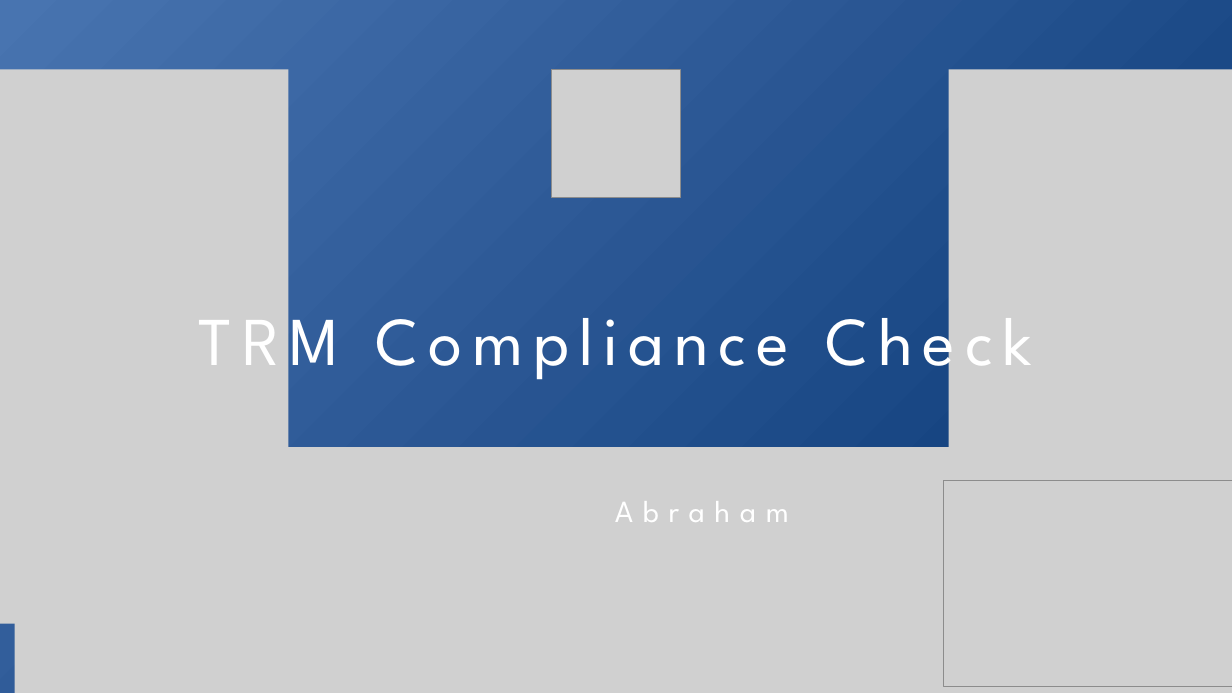
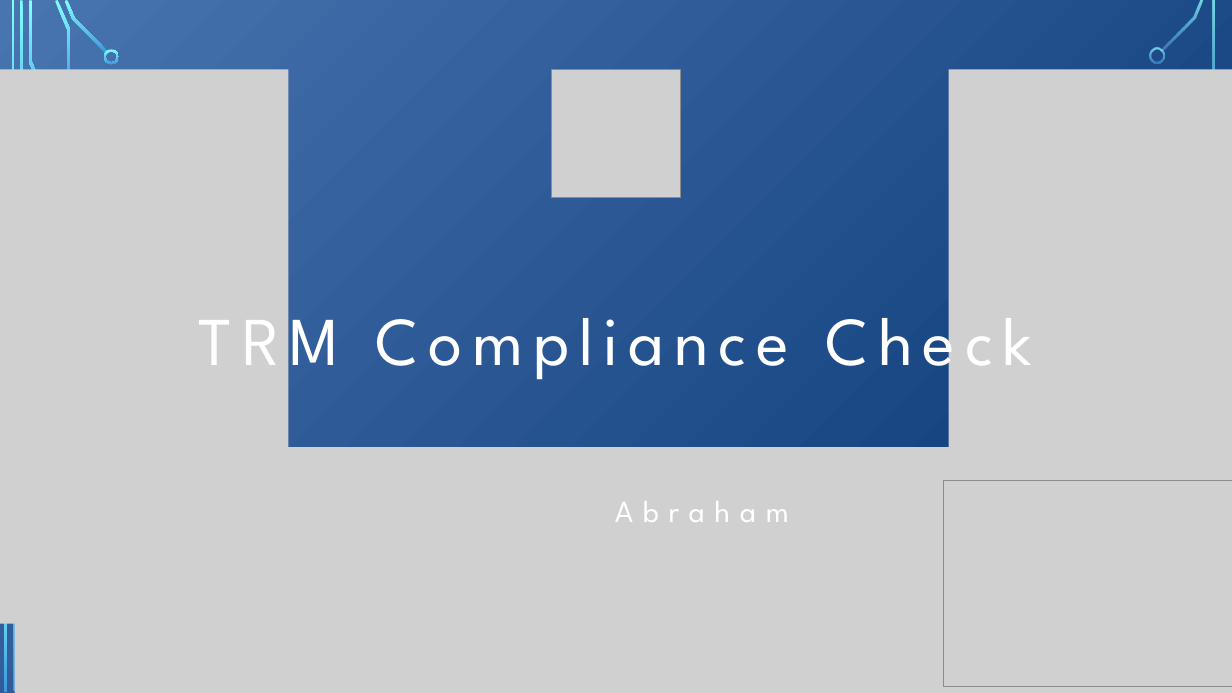
Before and after one commit to lbenhartVA/trm-compliance-check, a slide deck: slide 1 of docs/wiki/TRM_Project_Presentation.pptx. Drawn at 1232x693 pixels with LibreOffice and Linux fonts; fonts in the diff are those of the drawing; grey boxes stand for pictures; background and template pictures are left out. Boxes give left, top, right and bottom in pixels: in the first picture for what was removed or moved away, otherwise in the second. Text is boxed around its words. In the diff, an @@ line names an element or a change of style, - is before the commit and + after.

```diff
--- a/docs/wiki/TRM_Project_Presentation.pptx
+++ b/docs/wiki/TRM_Project_Presentation.pptx
@@ group added at [0, 0, 1214, 692]: 9 freeform shapes, 2 rectangles @@
```
Also in this commit, not shown: 5 other slides changed, 1 slide added, 3 other files.
